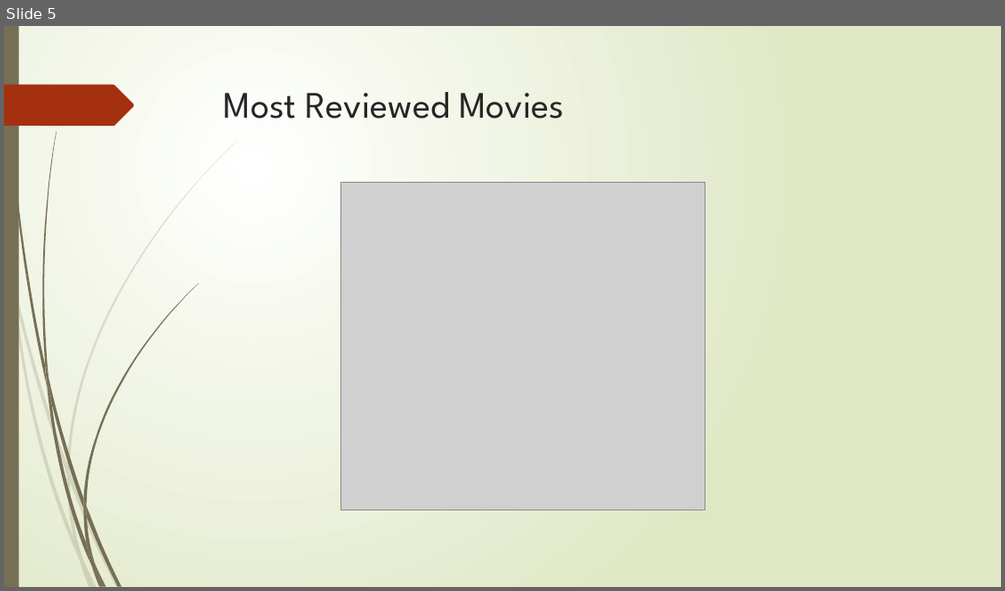
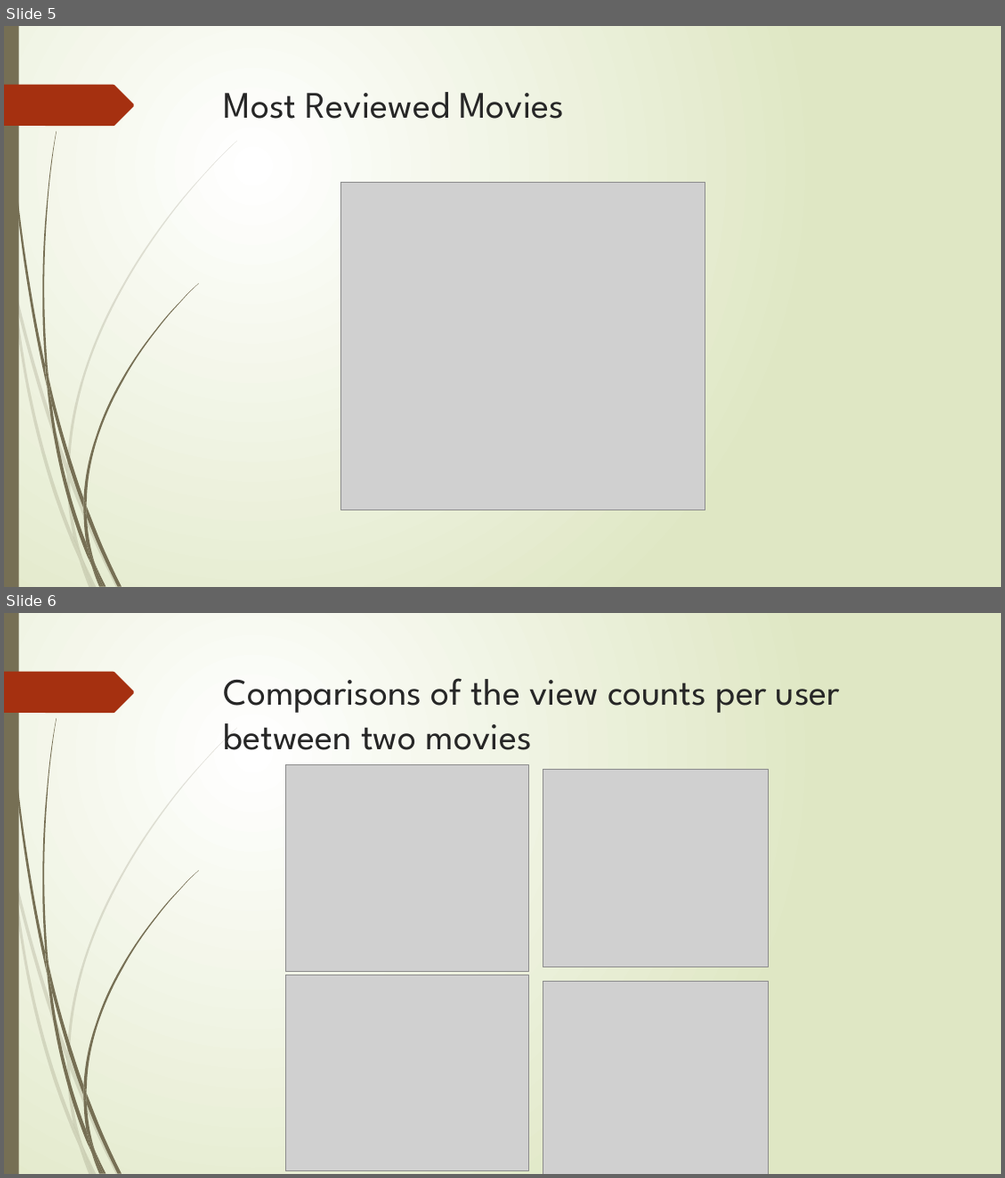
Before and after one commit to manelmahroug/netflix-movie-recommendation, a slide deck: Movie-Recommendation.pptx. Shown one above the other, each under a label of ours: slide 5 before the commit, slides 5 and 6 after it. The pictures are 1005x591 and 1005x1178 pixels, drawn with LibreOffice and Linux fonts; fonts in the diff are those of the drawing; grey boxes stand for pictures. Boxes give left, top, right and bottom in pixels: in the first picture for what was removed or moved away, otherwise in the second. Text is boxed around its words. In the diff, an @@ line names an element or a change of style, - is before the commit and + after.

```diff
--- a/Movie-Recommendation.pptx
+++ b/Movie-Recommendation.pptx
@@ slide 6 added at [4, 613, 1001, 1174], background gradient #FFFFFF to #DFE8C4; not listed: 24 template elements that a slide beside it also shows @@
@@ title added at [224, 678, 840, 750], 36 pt, text #262626 @@
+Comparisons of the view counts per user between two movies
@@ picture added at [286, 765, 529, 971] @@
@@ picture added at [543, 769, 769, 966] @@
@@ picture added at [286, 975, 529, 1171] @@
@@ picture added at [543, 981, 769, 1174] @@
```
Also in this commit, not shown: 3 slides changed, 3 other files.
